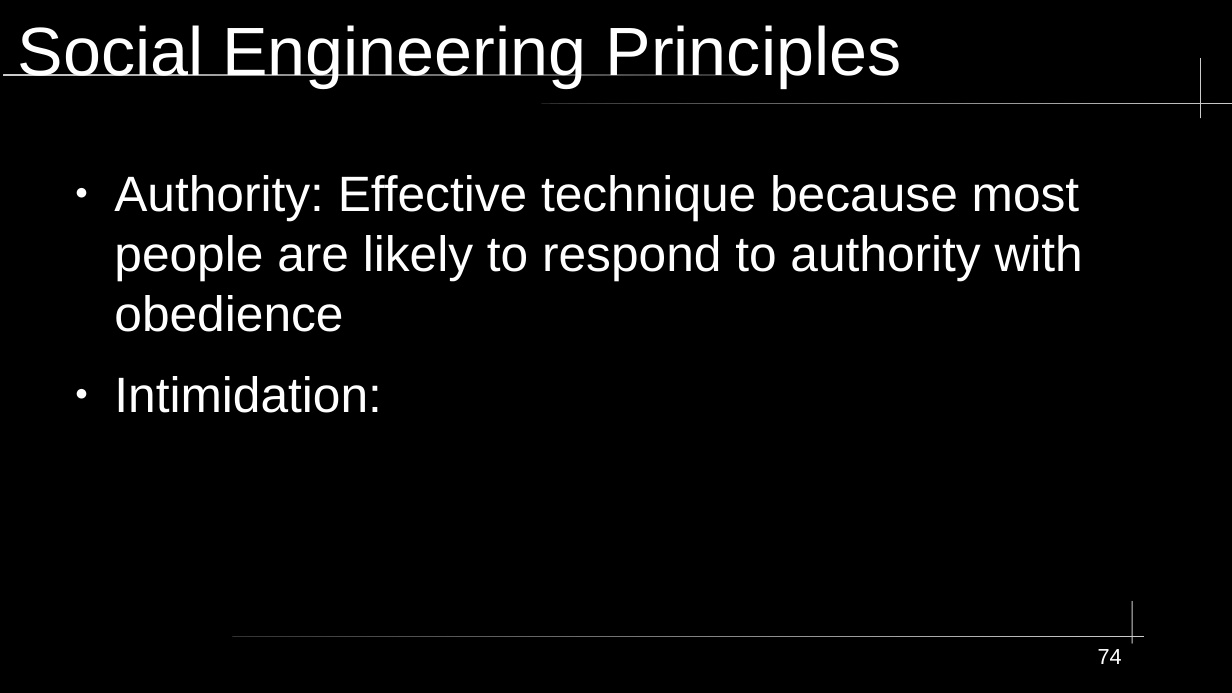
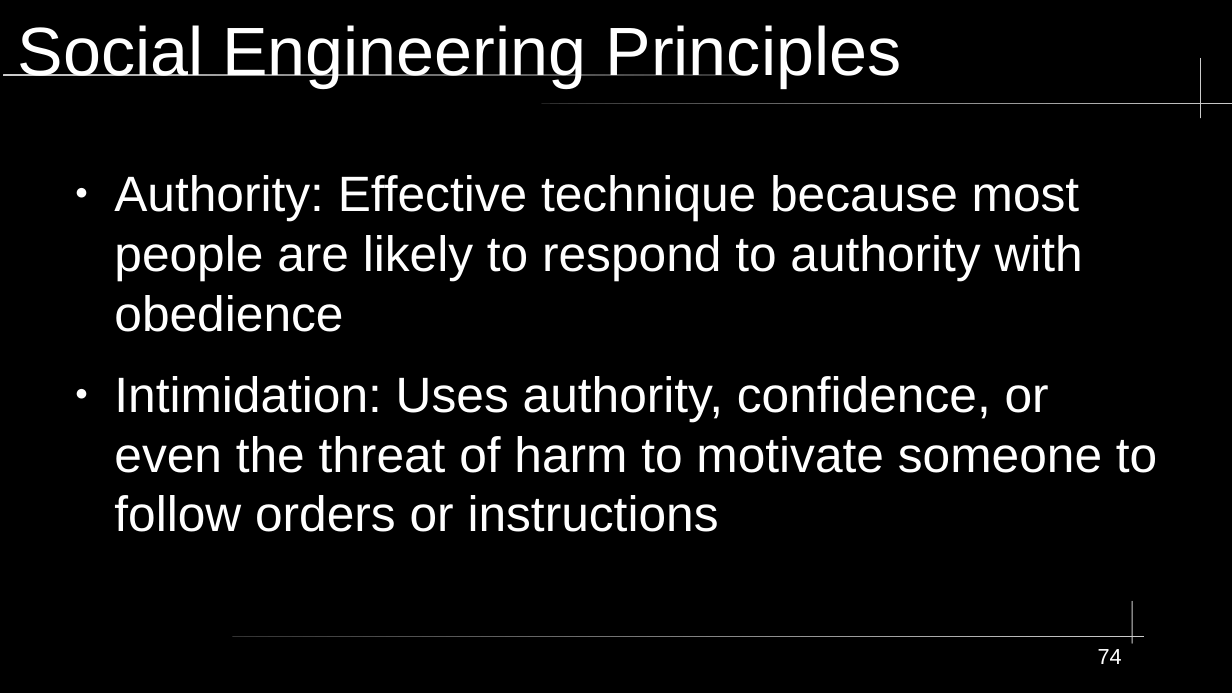
Before and after one commit to City-Colleges-of-Chicago-Cybersecurity/COMPSFI-214, a slide deck: slide 74 of 2026/Spring/powerpoints/Chapter-02-Personnel-Security-and-Risk-Management-Concepts.odp. Drawn at 1232x693 pixels with LibreOffice and Linux fonts; fonts in the diff are those of the drawing. Boxes give left, top, right and bottom in pixels: in the first picture for what was removed or moved away, otherwise in the second. Text is boxed around its words. In the diff, an @@ line names an element or a change of style, - is before the commit and + after.

```diff
--- a/2026/Spring/powerpoints/Chapter-02-Personnel-Security-and-Risk-Management-Concepts.odp
+++ b/2026/Spring/powerpoints/Chapter-02-Personnel-Security-and-Risk-Management-Concepts.odp
@@ text at [114,376,1157,532]: text changed @@
-● Intimidation:
+● Intimidation: Uses authority, confidence, or even the threat of harm to motivate someone to follow orders or instructions
```
Also in this commit, not shown: 11 slides added, 1 slide removed, 2 other files.
